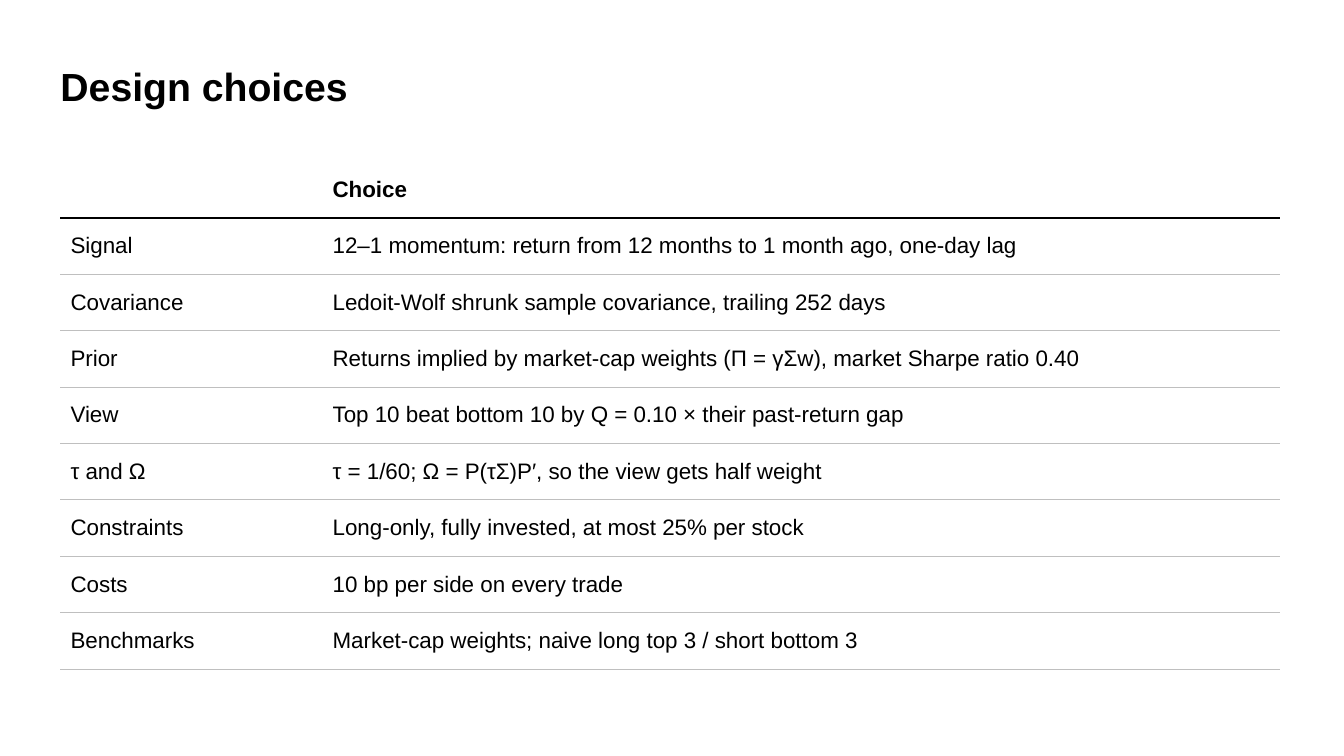
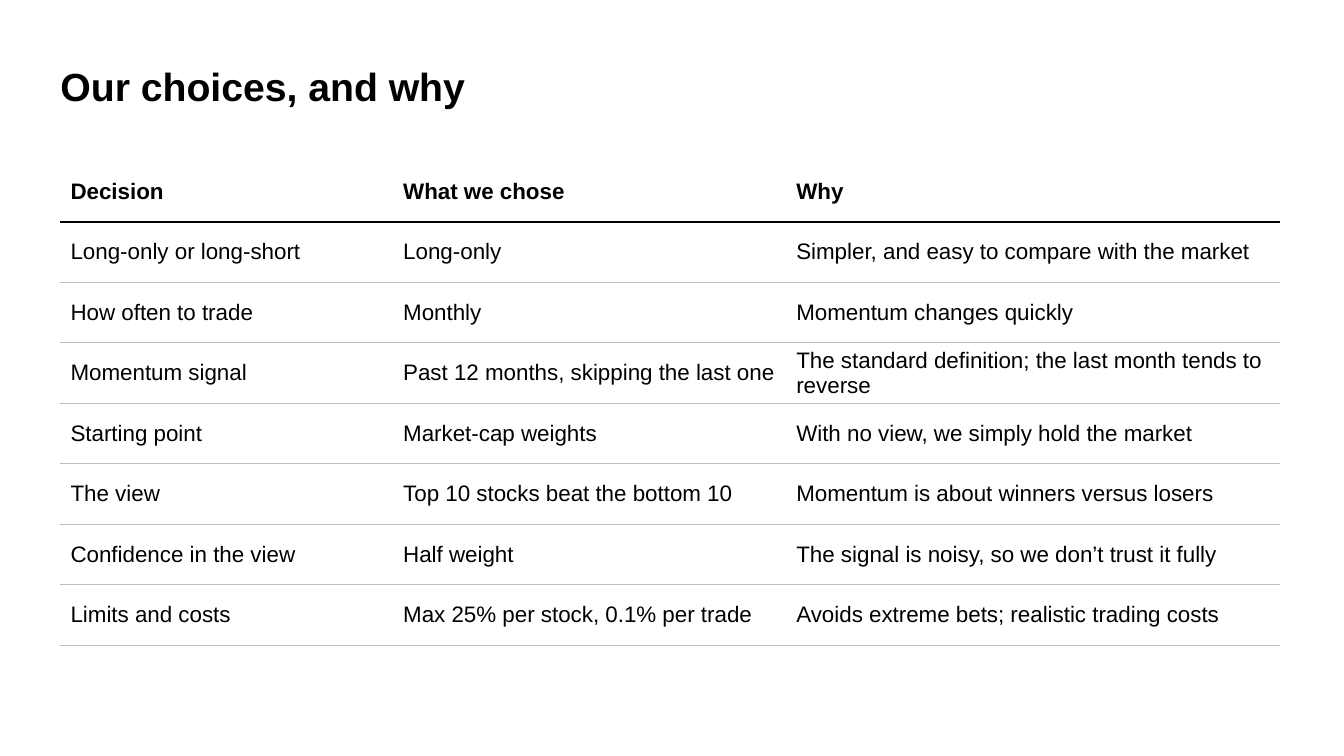
Before and after one commit to mateopreve-dev/quant-finance-project, a slide deck: slide 3 of slides/Project4_MomentumBL.pptx. Drawn at 1344x756 pixels with LibreOffice and Linux fonts; fonts in the diff are those of the drawing. Boxes give left, top, right and bottom in pixels: in the first picture for what was removed or moved away, otherwise in the second. Text is boxed around its words. In the diff, an @@ line names an element or a change of style, - is before the commit and + after.

```diff
--- a/slides/Project4_MomentumBL.pptx
+++ b/slides/Project4_MomentumBL.pptx
@@ title at (60,72,465,109): text changed @@
-Design choices
+Our choices, and why
@@ table at (60,161,1280,631) @@
- | Choice
-Signal | 12–1 momentum: return from 12 months to 1 month ago, one-day lag
-Covariance | Ledoit-Wolf shrunk sample covariance, trailing 252 days
-Prior | Returns implied by market-cap weights (Π = γΣw), market Sharpe ratio 0.40
-View | Top 10 beat bottom 10 by Q = 0.10 × their past-return gap
-τ and Ω | τ = 1/60; Ω = P(τΣ)P′, so the view gets half weight
-Constraints | Long-only, fully invested, at most 25% per stock
-Costs | 10 bp per side on every trade
-Benchmarks | Market-cap weights; naive long top 3 / short bottom 3
+Decision | What we chose | Why
+Long-only or long-short | Long-only | Simpler, and easy to compare with the market
+How often to trade | Monthly | Momentum changes quickly
+Momentum signal | Past 12 months, skipping the last one | The standard definition; the last month tends to reverse
+Starting point | Market-cap weights | With no view, we simply hold the market
+The view | Top 10 stocks beat the bottom 10 | Momentum is about winners versus losers
+Confidence in the view | Half weight | The signal is noisy, so we don’t trust it fully
+Limits and costs | Max 25% per stock, 0.1% per trade | Avoids extreme bets; realistic trading costs
```
Also in this commit, not shown: 4 other slides changed, 3 slides added, 5 slides removed.
